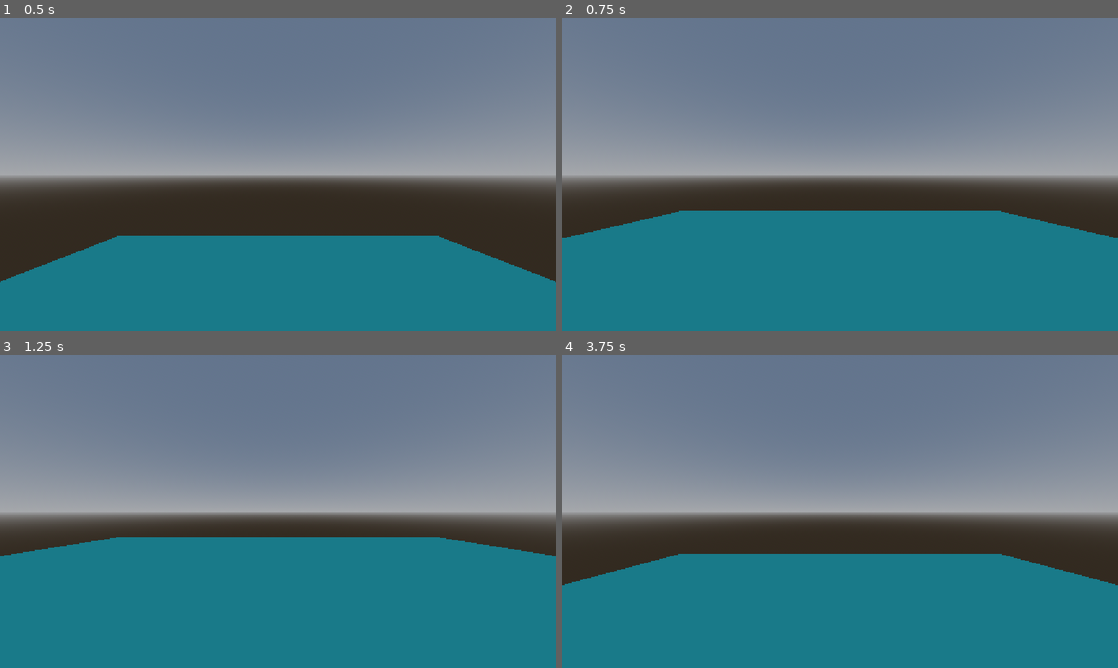
Above: before the commit, frames 1-4 (two rows, left to right).
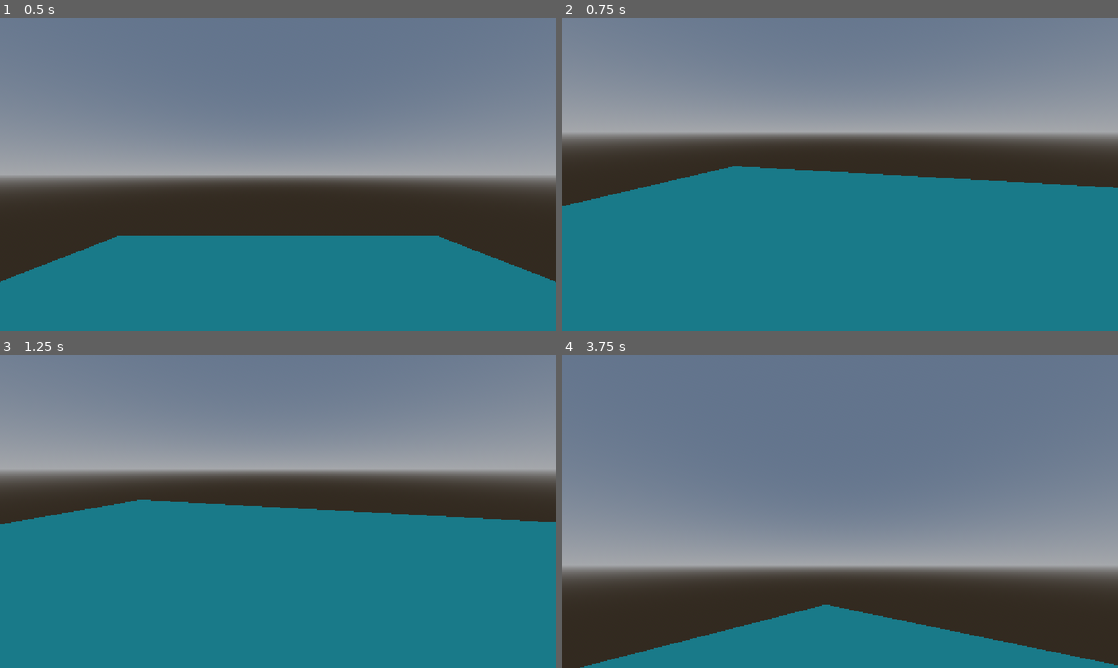
Above: after the commit, the same moments.

Repository: pyGuy152/boomerang-mania
Game: Godot game, scene res://scenes/Human/test.tscn
The game is run twice, just before and just after one commit, with the same random seed, the same clock (stepped at 60 frames per second) and the same inputs. This scene is started directly instead of the project's main scene.
Inputs (mouse positions are in pixels of both pictures, inside the frame that each line leads up to):
- Up to frame 1 (0.5 s): no input
- Up to frame 2 (0.75 s): tap Enter at 0.5 s; move the mouse to (812, 237) at 0.52 s; hold W (forward) from 0.53 s (still down)
- Up to frame 3 (1.25 s): keep holding W (forward); tap Space (jump) at 0.77 s
- Up to frame 4 (3.75 s): move the mouse to (1006, 558) at 1.27 s; tap Space (jump) at 1.52, 3.02 s; move the mouse to (673, 464) at 2.02 s; release W (forward) at 2.03 s; hold A (left) 2.03-3.53 s; move the mouse to (867, 511) at 2.77 s; move the mouse to (756, 433) at 3.52 s; hold S (back) from 3.53 s (still down)

Frame 1 is identical in both runs. In frame 2, 35% of the frame differs, in the area x 0-100%, y 26-71%; in frame 3, 31%; in frame 4, 49%, in the area x 0-100%, y 38-100%.

Commit message:
fixed charecter and added looking around

Diff:
--- a/scenes/Human/character_body_3d.gd
+++ b/scenes/Human/character_body_3d.gd
@@ -5,10 +5,12 @@
 var jump_speed = 5
 var mouse_sensitivity = 0.002
 
+func _ready():
+	Input.mouse_mode = Input.MOUSE_MODE_CAPTURED
+
 func _physics_process(delta):
 	velocity.y += -gravity * delta
-	var input = Input.get_vector("ui_left", "ui_right", "ui_up", "ui_down")
-	print("Input vector: ", input)
+	var input = Input.get_vector("left", "right", "forward", "back")
 	var movement_dir = transform.basis * Vector3(input.x, 0, input.y)
 	velocity.x = movement_dir.x * speed
 	velocity.z = movement_dir.z * speed
@@ -16,3 +18,14 @@
 	move_and_slide()
 	if is_on_floor() and Input.is_action_just_pressed("jump"):
 		velocity.y = jump_speed
+
+func _input(event):
+	if event is InputEventMouseMotion and Input.mouse_mode == Input.MOUSE_MODE_CAPTURED:
+		rotate_y(-event.relative.x * mouse_sensitivity)
+		rotate_y(-event.relative.x * mouse_sensitivity)
+		$Camera3D.rotate_x(-event.relative.y * mouse_sensitivity)
+		$Camera3D.rotation.x = clampf($Camera3D.rotation.x, -deg_to_rad(70), deg_to_rad(70))
+
+func _unhandled_input(event):
+	if event is InputEventKey and event.pressed and event.keycode == KEY_ESCAPE:
+		get_tree().quit()
